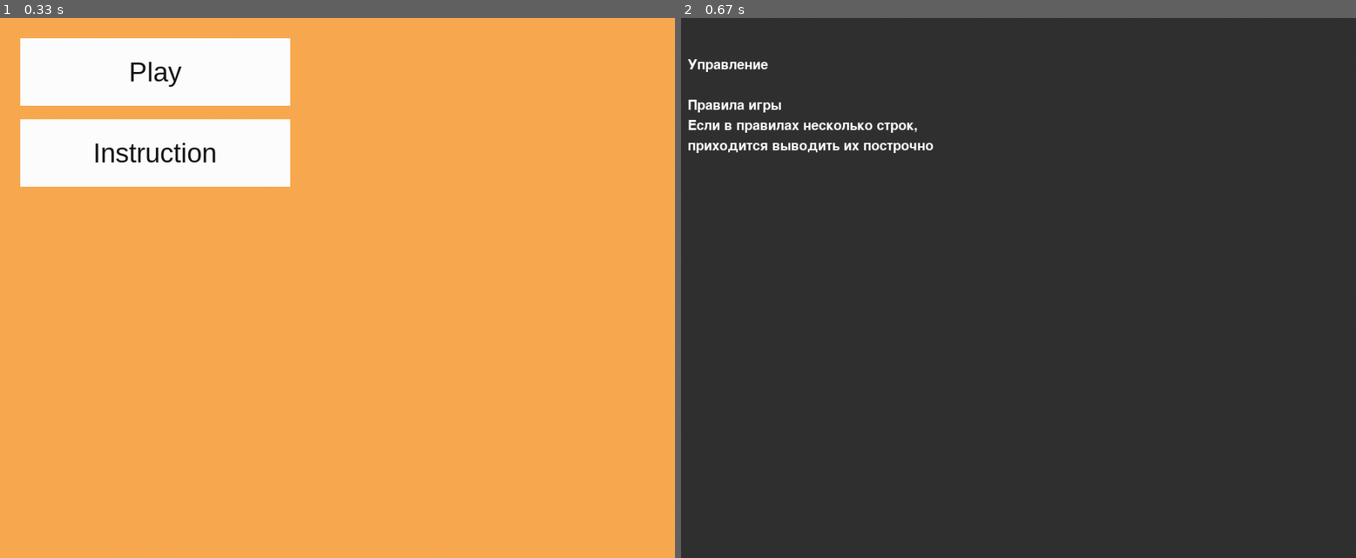
Above: before the commit, frames 1-2 (left to right).
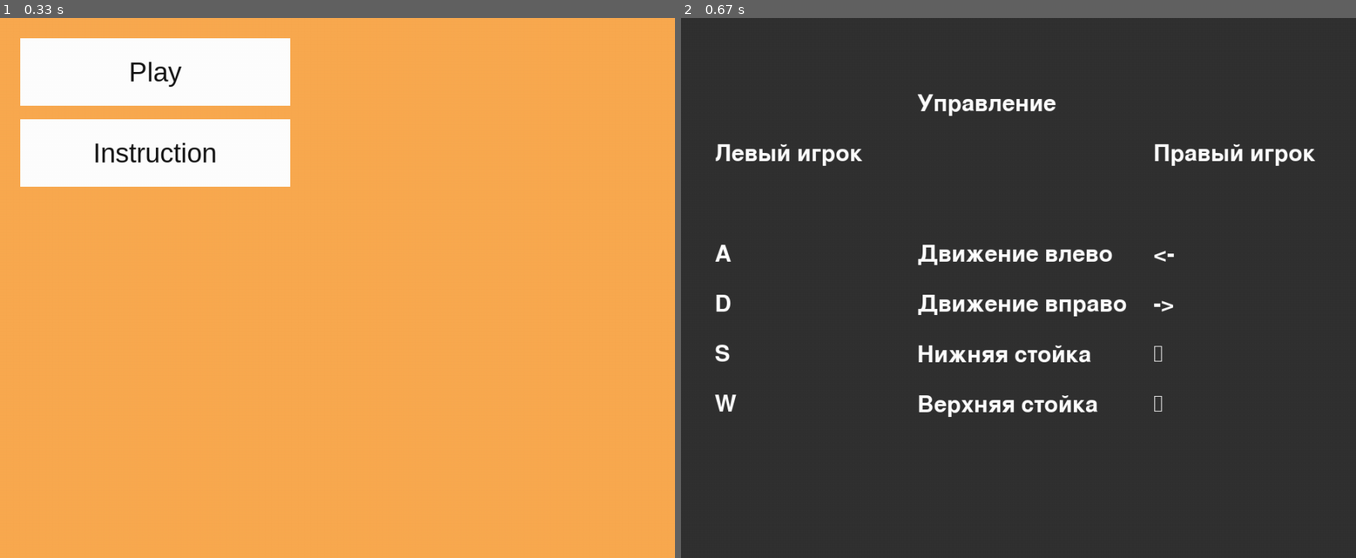
Above: after the commit, the same moments.

Repository: P0r0r0r0/ProjectPygame2
Game: pygame game, started from MainWindow.py
Two runs of this game, one before a commit and one after it. Both use one fixed random seed, a clock stepped at 60 frames per second and the inputs below.
Inputs (mouse positions are in pixels of both pictures, inside the frame that each line leads up to):
- Up to frame 1 (0.33 s): no input
- Up to frame 2 (0.67 s): click (836, 153) at 0.38 s

Frame 1 is identical in both runs. In frame 2, 4.1% of the frame differs, in the area x 1-94%, y 7-74%.

Commit message:
+ instruction

Diff:
--- a/Instructions.py
+++ b/Instructions.py
@@ -6,18 +6,56 @@
         game_size = width, height = 1000, 800
         self.screen = pygame.display.set_mode(game_size)
         self.screen.fill(pygame.Color(50, 50, 50))
-        intro_text = ["Управление", "",
-                      "Правила игры",
-                      "Если в правилах несколько строк,",
-                      "приходится выводить их построчно"]
+        center_column = ["Управление",
+                         "",
+                         "",
+                         "Движение влево",
+                         "Движение вправо",
+                         "Нижняя стойка",
+                         "Верхняя стойка"]
 
-        font = pygame.font.Font(None, 30)
-        text_coord = 50
-        for line in intro_text:
+        left_column = ["",
+                       "Левый игрок",
+                       "",
+                       "A",
+                       "D",
+                       "S",
+                       "W"]
+
+        right_column = ["",
+                        "Правый игрок",
+                        "",
+                        "<-",
+                        "->",
+                        "↓",
+                        "↑"]
+        font = pygame.font.Font(None, 50)
+        text_coord = 70
+        for line in left_column:
             string_rendered = font.render(line, 1, pygame.Color('white'))
             intro_rect = string_rendered.get_rect()
-            text_coord += 10
+            text_coord += 40
             intro_rect.top = text_coord
-            intro_rect.x = 10
+            intro_rect.x = 50
             text_coord += intro_rect.height
             self.screen.blit(string_rendered, intro_rect)
+
+        text_coord = 70
+        for line2 in center_column:
+            string_rendered = font.render(line2, 1, pygame.Color('white'))
+            intro_rect = string_rendered.get_rect()
+            text_coord += 40
+            intro_rect.top = text_coord
+            intro_rect.x = 350
+            text_coord += intro_rect.height
+            self.screen.blit(string_rendered, intro_rect)
+
+        text_coord = 70
+        for line3 in right_column:
+            string_rendered = font.render(line3, 1, pygame.Color('white'))
+            intro_rect = string_rendered.get_rect()
+            text_coord += 40
+            intro_rect.top = text_coord
+            intro_rect.x = 700
+            text_coord += intro_rect.height
+            self.screen.blit(string_rendered, intro_rect)
